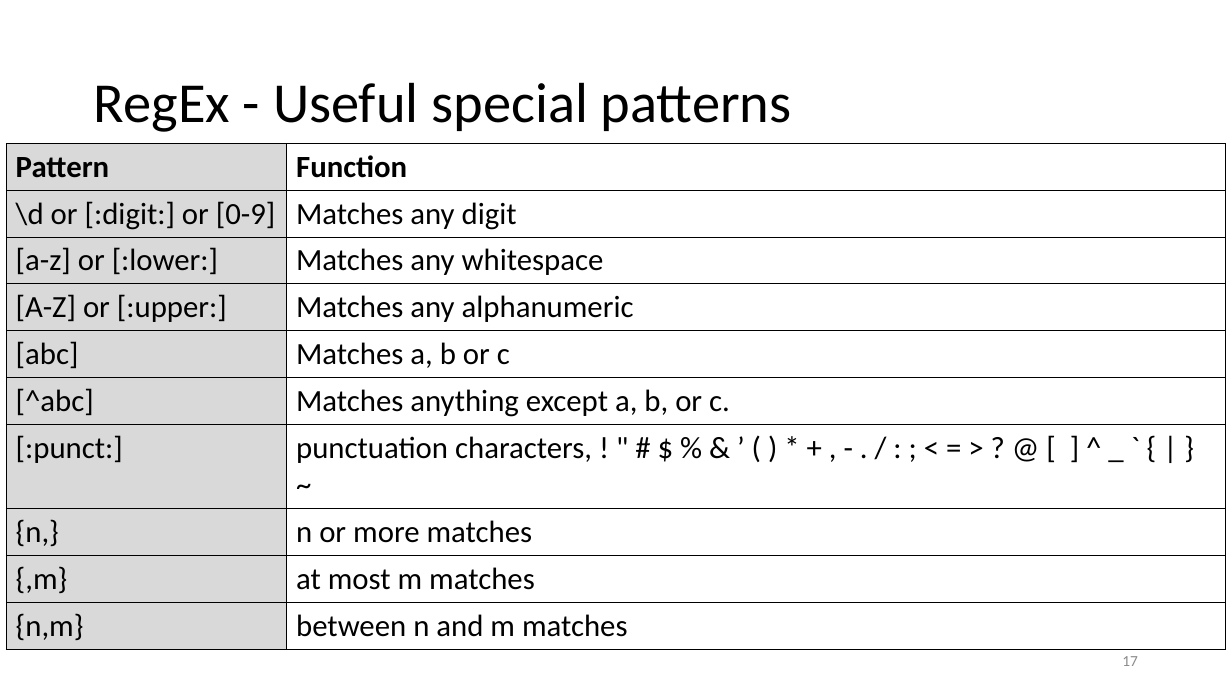
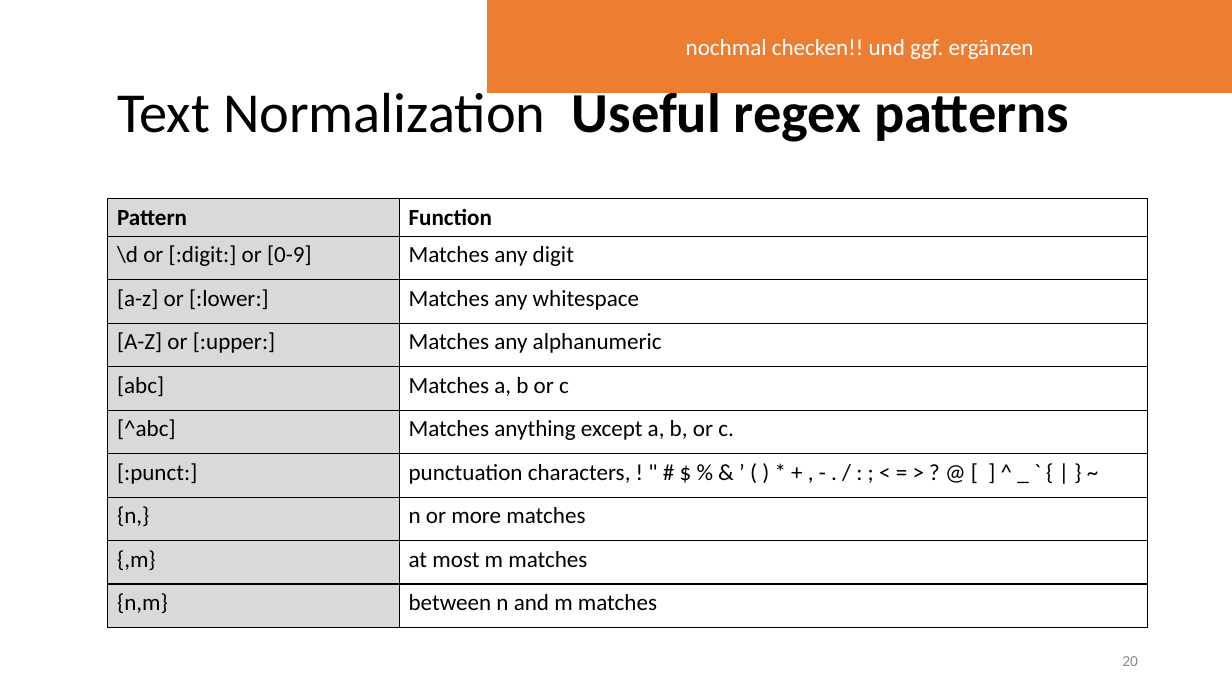
Before and after one commit to lisa-wm/consulting, a slide deck: slide 20 of 5_seminar/Contents_Part_02/slides/Präsentation_Teil2_Lisa.pptx (slide 17 before the commit). Drawn at 1232x693 pixels with LibreOffice and Linux fonts; fonts in the diff are those of the drawing. Boxes give left, top, right and bottom in pixels: in the first picture for what was removed or moved away, otherwise in the second. Text is boxed around its words. In the diff, an @@ line names an element or a change of style, - is before the commit and + after.

```diff
--- a/5_seminar/Contents_Part_02/slides/Präsentation_Teil2_Lisa.pptx
+++ b/5_seminar/Contents_Part_02/slides/Präsentation_Teil2_Lisa.pptx
@@ rectangle added at [488, 0, 1232, 92], fill #ED7D31, outline #ED7D31 1 pt, 18 pt, text #FFFFFF @@
+nochmal checken!! und ggf. ergänzen
@@ title at [117, 84, 1069, 142]: text changed; bold on @@
-RegEx - Useful special patterns
+Text Normalization Useful regex patterns
@@ table at [108, 199, 1148, 628] @@
@@ size 24 to 18 pt @@
@@ table: place and size @@
-table at [6, 143, 1226, 644]
+table at [108, 199, 1148, 628]
@@ page number at [1122, 656, 1138, 666]: text changed @@
-17
+20
```
Also in this commit, not shown: 5 other slides changed, 3 slides added, 2 slides removed, 5 other files.
